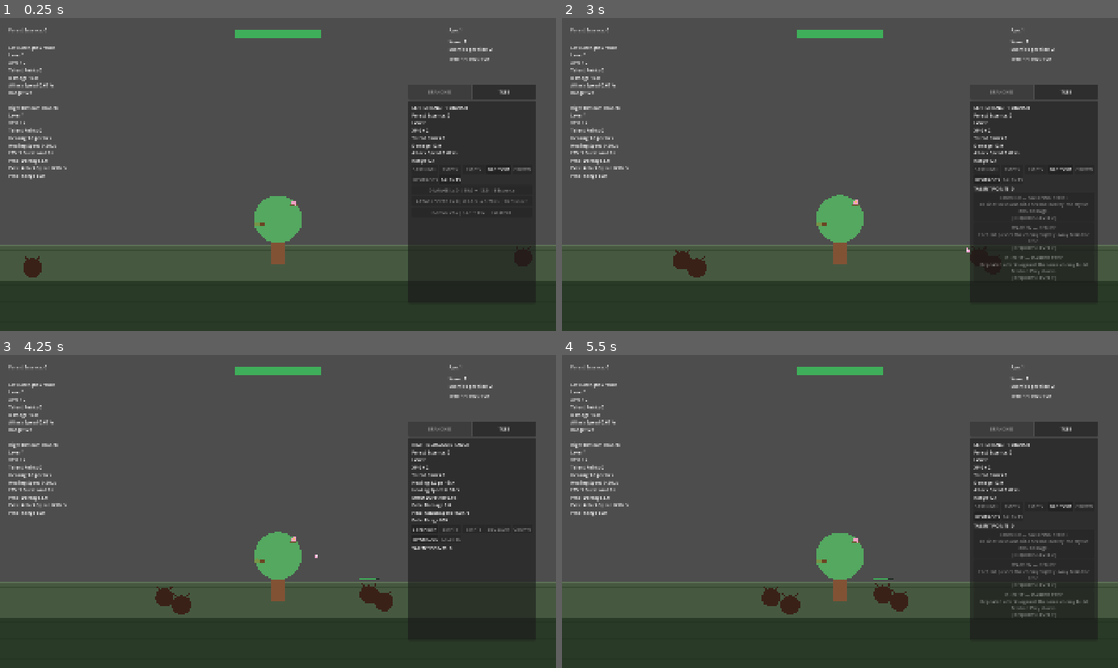
Above: before the commit, frames 1-4 (two rows, left to right).
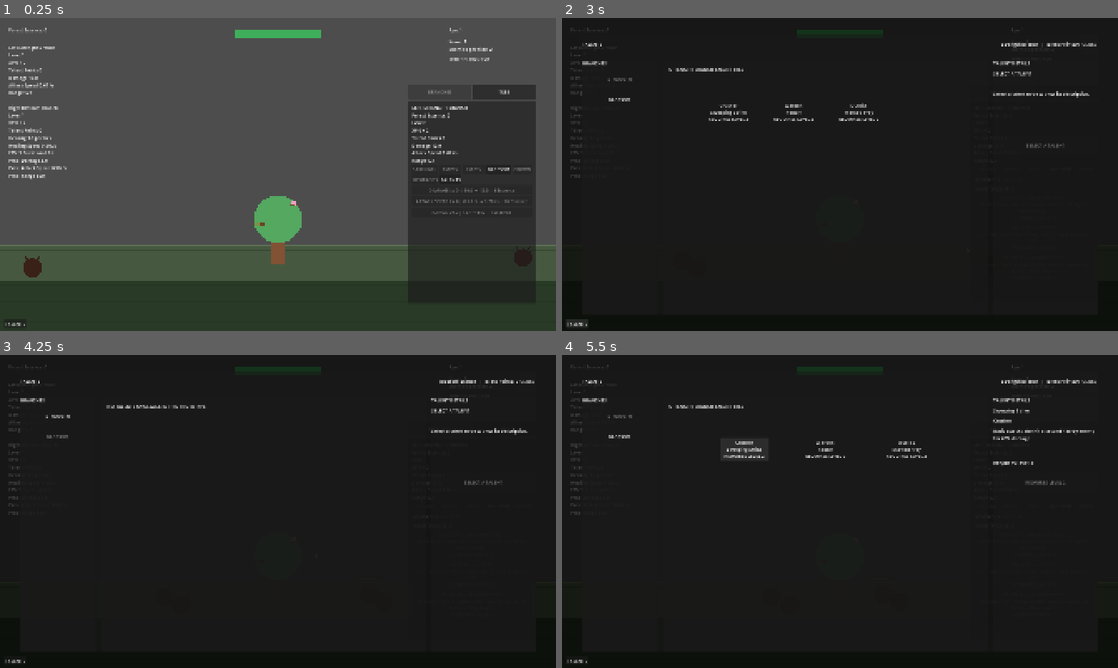
Above: after the commit, the same moments.

Repository: Triggggie/tree-guardian
Game: Godot game, scene res://scenes/main_world.tscn
The game is run twice, just before and just after one commit, with the same random seed, the same clock (stepped at 60 frames per second) and the same inputs.
Inputs (mouse positions are in pixels of both pictures, inside the frame that each line leads up to):
- Up to frame 1 (0.25 s): no input
- Up to frame 2 (3 s): click "BLOSSOM" at 0.5 s; click "STRENGTH" at 1.25 s; click "TALENTS" at 2 s; click (578, 324) at 2.75 s, where only the run after the commit has a clickable "TALENTS"
- Up to frame 3 (4.25 s): click "BLOSSOM" at 3.5 s
- Up to frame 4 (5.5 s): click "STRENGTH" at 4.25 s; click (745, 448) at 5 s, where only the run after the commit has a clickable "Crusher Sweeping Strike REQUI…"

The runs differ from the first frame. In frame 1, less than 0.1% of the frame differs, in the area x 0-5%, y 97-99%; in frame 2, 87%; in frame 3, 88%, in the area x 0-100%, y 0-100%; in frame 4, 87%.

Commit message:
Add functional talent screen and talent purchasing

Diff:
--- a/scenes/main_world.tscn
+++ b/scenes/main_world.tscn
@@ -14,6 +14,7 @@
 [ext_resource type="Script" uid="uid://bork7wfdehi0k" path="res://scripts/wave_message_label.gd" id="10_bokwj"]
 [ext_resource type="Script" uid="uid://b54clhb610ogx" path="res://scripts/branch_upgrade_panel.gd" id="11_avgj4"]
 [ext_resource type="Script" uid="uid://28ykddq1rea" path="res://scripts/tree_upgrade_panel.gd" id="12_sr1c3"]
+[ext_resource type="PackedScene" uid="uid://c7t6jb4idtkrd" path="res://scenes/ui/TalentScreen.tscn" id="14_liqfm"]
 
 [sub_resource type="StyleBoxFlat" id="StyleBoxFlat_kdq54"]
 bg_color = Color(0.12156863, 0.16470589, 0.13333334, 1)
@@ -277,6 +278,15 @@
 size_flags_horizontal = 3
 text = "TREE"
 
+[node name="TalentScreen" parent="UI" unique_id=1619679837 instance=ExtResource("14_liqfm")]
+
+[node name="TalentsButton" type="Button" parent="UI" unique_id=1766834317]
+offset_left = 14.0
+offset_top = 1040.0
+offset_right = 90.0
+offset_bottom = 1071.0
+text = "TALENTS"
+
 [node name="Camera2D" type="Camera2D" parent="." unique_id=827092689]
 enabled = false
 
--- /dev/null
+++ b/scenes/ui/TalentNodeButton.tscn
@@ -0,0 +1,10 @@
+[gd_scene format=3 uid="uid://cqkhscahngsyf"]
+
+[ext_resource type="Script" uid="uid://ixng1rguv2rt" path="res://scripts/ui/talent_node_button.gd" id="1_ajhta"]
+
+[node name="TalentNodeButton" type="Button" unique_id=1911111379]
+offset_right = 170.0
+offset_bottom = 80.0
+text = "TALENT"
+autowrap_mode = 3
+script = ExtResource("1_ajhta")
--- /dev/null
+++ b/scenes/ui/TalentScreen.tscn
@@ -0,0 +1,148 @@
+[gd_scene format=3 uid="uid://c7t6jb4idtkrd"]
+
+[ext_resource type="Script" uid="uid://dcwncn8cpihsb" path="res://scripts/ui/talent_screen.gd" id="1_onlaj"]
+
+[node name="TalentScreen" type="Control" unique_id=1619679837]
+visible = false
+layout_mode = 3
+anchors_preset = 15
+anchor_right = 1.0
+anchor_bottom = 1.0
+grow_horizontal = 2
+grow_vertical = 2
+script = ExtResource("1_onlaj")
+
+[node name="DimBackground" type="ColorRect" parent="." unique_id=1226725237]
+layout_mode = 1
+anchors_preset = 15
+anchor_right = 1.0
+anchor_bottom = 1.0
+grow_horizontal = 2
+grow_vertical = 2
+color = Color(0, 0, 0, 0.7019608)
+
+[node name="MarginContainer" type="MarginContainer" parent="." unique_id=1262800846]
+layout_mode = 1
+anchors_preset = 15
+anchor_right = 1.0
+anchor_bottom = 1.0
+grow_horizontal = 2
+grow_vertical = 2
+theme_override_constants/margin_left = 70
+theme_override_constants/margin_top = 55
+theme_override_constants/margin_right = 70
+theme_override_constants/margin_bottom = 55
+
+[node name="MainPanel" type="PanelContainer" parent="MarginContainer" unique_id=1781232815]
+layout_mode = 2
+
+[node name="MainVBox" type="VBoxContainer" parent="MarginContainer/MainPanel" unique_id=1927139459]
+layout_mode = 2
+theme_override_constants/separation = 20
+
+[node name="TopBar" type="HBoxContainer" parent="MarginContainer/MainPanel/MainVBox" unique_id=1256612576]
+custom_minimum_size = Vector2(0, 70)
+layout_mode = 2
+
+[node name="TitleLabel" type="Label" parent="MarginContainer/MainPanel/MainVBox/TopBar" unique_id=1787045310]
+layout_mode = 2
+text = "TALENTS"
+
+[node name="TopSpacer" type="Control" parent="MarginContainer/MainPanel/MainVBox/TopBar" unique_id=2009944815]
+layout_mode = 2
+size_flags_horizontal = 3
+
+[node name="TalentPointsLabel" type="Label" parent="MarginContainer/MainPanel/MainVBox/TopBar" unique_id=1703783751]
+layout_mode = 2
+text = "Talent Points: 0"
+
+[node name="CloseButton" type="Button" parent="MarginContainer/MainPanel/MainVBox/TopBar" unique_id=1774238916]
+layout_mode = 2
+text = "CLOSE"
+
+[node name="ContentHBox" type="HBoxContainer" parent="MarginContainer/MainPanel/MainVBox" unique_id=1659396566]
+layout_mode = 2
+size_flags_vertical = 3
+theme_override_constants/separation = 20
+
+[node name="BranchSelectorPanel" type="PanelContainer" parent="MarginContainer/MainPanel/MainVBox/ContentHBox" unique_id=348216820]
+custom_minimum_size = Vector2(260, 0)
+layout_mode = 2
+
+[node name="BranchSelectorVBox" type="VBoxContainer" parent="MarginContainer/MainPanel/MainVBox/ContentHBox/BranchSelectorPanel" unique_id=1954397431]
+layout_mode = 2
+theme_override_constants/separation = 12
+
+[node name="BranchesLabel" type="Label" parent="MarginContainer/MainPanel/MainVBox/ContentHBox/BranchSelectorPanel/BranchSelectorVBox" unique_id=527132059]
+layout_mode = 2
+text = "BRANCHES"
+
+[node name="StrengthBranchButton" type="Button" parent="MarginContainer/MainPanel/MainVBox/ContentHBox/BranchSelectorPanel/BranchSelectorVBox" unique_id=1099527227]
+custom_minimum_size = Vector2(0, 60)
+layout_mode = 2
+text = "STRENGTH"
+
+[node name="BlossomBranchButton" type="Button" parent="MarginContainer/MainPanel/MainVBox/ContentHBox/BranchSelectorPanel/BranchSelectorVBox" unique_id=391756538]
+custom_minimum_size = Vector2(0, 60)
+layout_mode = 2
+text = "BLOSSOM"
+
+[node name="TalentTreePanel" type="PanelContainer" parent="MarginContainer/MainPanel/MainVBox/ContentHBox" unique_id=1890119823]
+layout_mode = 2
+size_flags_horizontal = 3
+
+[node name="TalentTreeArea" type="Control" parent="MarginContainer/MainPanel/MainVBox/ContentHBox/TalentTreePanel" unique_id=1190735391]
+layout_mode = 2
+
+[node name="TalentTreeLabel" type="Label" parent="MarginContainer/MainPanel/MainVBox/ContentHBox/TalentTreePanel/TalentTreeArea" unique_id=455983290]
+layout_mode = 0
+offset_left = 20.0
+offset_top = 20.0
+offset_right = 121.0
+offset_bottom = 43.0
+text = "TALENT TREE"
+
+[node name="TalentNodes" type="Control" parent="MarginContainer/MainPanel/MainVBox/ContentHBox/TalentTreePanel/TalentTreeArea" unique_id=81686820]
+layout_mode = 1
+anchors_preset = 15
+anchor_right = 1.0
+anchor_bottom = 1.0
+grow_horizontal = 2
+grow_vertical = 2
+
+[node name="TalentDetailPanel" type="PanelContainer" parent="MarginContainer/MainPanel/MainVBox/ContentHBox" unique_id=102623018]
+custom_minimum_size = Vector2(360, 0)
+layout_mode = 2
+
+[node name="TalentDetailVBox" type="VBoxContainer" parent="MarginContainer/MainPanel/MainVBox/ContentHBox/TalentDetailPanel" unique_id=793537056]
+layout_mode = 2
+theme_override_constants/separation = 12
+
+[node name="TalentDetailsLabel" type="Label" parent="MarginContainer/MainPanel/MainVBox/ContentHBox/TalentDetailPanel/TalentDetailVBox" unique_id=546569050]
+layout_mode = 2
+text = "TALENT DETAILS"
+
+[node name="SelectedTalentNameLabel" type="Label" parent="MarginContainer/MainPanel/MainVBox/ContentHBox/TalentDetailPanel/TalentDetailVBox" unique_id=105638732]
+layout_mode = 2
+text = "SELECT A TALENT"
+
+[node name="SelectedTalentBranchLabel" type="Label" parent="MarginContainer/MainPanel/MainVBox/ContentHBox/TalentDetailPanel/TalentDetailVBox" unique_id=1207316322]
+layout_mode = 2
+
+[node name="TalentDescriptionLabel" type="Label" parent="MarginContainer/MainPanel/MainVBox/ContentHBox/TalentDetailPanel/TalentDetailVBox" unique_id=1028171536]
+custom_minimum_size = Vector2(0, 100)
+layout_mode = 2
+text = "Select a talent node to view its description."
+autowrap_mode = 3
+
+[node name="TalentRequirementsLabel" type="Label" parent="MarginContainer/MainPanel/MainVBox/ContentHBox/TalentDetailPanel/TalentDetailVBox" unique_id=860392315]
+layout_mode = 2
+
+[node name="DetailSpacer" type="Control" parent="MarginContainer/MainPanel/MainVBox/ContentHBox/TalentDetailPanel/TalentDetailVBox" unique_id=430230521]
+layout_mode = 2
+
+[node name="PurchaseTalentButton" type="Button" parent="MarginContainer/MainPanel/MainVBox/ContentHBox/TalentDetailPanel/TalentDetailVBox" unique_id=955988451]
+custom_minimum_size = Vector2(0, 60)
+layout_mode = 2
+disabled = true
+text = "SELECT A TALENT"
--- a/scripts/ui.gd
+++ b/scripts/ui.gd
@@ -9,12 +9,20 @@
 	$UpgradeTabs/TreeTabButton
 )
 
+@onready var talents_button: Button = (
+	$TalentsButton
+)
+
 @onready var branch_upgrade_panel: Panel = (
 	$BranchUpgradePanel
 )
 
 @onready var tree_upgrade_panel: Panel = (
 	$TreeUpgradePanel
+)
+
+@onready var talent_screen: Control = (
+	$TalentScreen
 )
 
 
@@ -25,6 +33,10 @@
 
 	tree_tab_button.pressed.connect(
 		show_tree_upgrades
+	)
+
+	talents_button.pressed.connect(
+		open_talent_screen
 	)
 
 	show_branch_upgrades()
@@ -44,3 +56,10 @@
 
 	branch_tab_button.disabled = false
 	tree_tab_button.disabled = true
+
+
+func open_talent_screen() -> void:
+	if talent_screen.has_method(
+		"open_screen"
+	):
+		talent_screen.open_screen()
--- /dev/null
+++ b/scripts/ui/talent_node_button.gd
@@ -0,0 +1,16 @@
+extends Button
+
+
+var talent_id: StringName = &""
+
+
+func setup(
+	new_talent_id: StringName,
+	display_name: String
+) -> void:
+	talent_id = new_talent_id
+	text = display_name
+
+
+func get_talent_id() -> StringName:
+	return talent_id
--- /dev/null
+++ b/scripts/ui/talent_screen.gd
@@ -0,0 +1,601 @@
+extends Control
+
+
+const TALENT_NODE_BUTTON_SCENE: PackedScene = preload(
+	"res://scenes/ui/TalentNodeButton.tscn"
+)
+
+const STRENGTH_BRANCH_ID: StringName = &"strength_branch"
+const BLOSSOM_BRANCH_ID: StringName = &"blossom_branch"
+
+
+@onready var talent_points_label: Label = (
+	$MarginContainer/MainPanel/MainVBox/TopBar
+	/TalentPointsLabel
+)
+
+@onready var close_button: Button = (
+	$MarginContainer/MainPanel/MainVBox/TopBar
+	/CloseButton
+)
+
+@onready var strength_branch_button: Button = (
+	$MarginContainer/MainPanel/MainVBox/ContentHBox
+	/BranchSelectorPanel/BranchSelectorVBox
+	/StrengthBranchButton
+)
+
+@onready var blossom_branch_button: Button = (
+	$MarginContainer/MainPanel/MainVBox/ContentHBox
+	/BranchSelectorPanel/BranchSelectorVBox
+	/BlossomBranchButton
+)
+
+@onready var talent_tree_label: Label = (
+	$MarginContainer/MainPanel/MainVBox/ContentHBox
+	/TalentTreePanel/TalentTreeArea
+	/TalentTreeLabel
+)
+
+@onready var talent_nodes: Control = (
+	$MarginContainer/MainPanel/MainVBox/ContentHBox
+	/TalentTreePanel/TalentTreeArea
+	/TalentNodes
+)
+
+@onready var selected_talent_name_label: Label = (
+	$MarginContainer/MainPanel/MainVBox/ContentHBox
+	/TalentDetailPanel/TalentDetailVBox
+	/SelectedTalentNameLabel
+)
+
+@onready var selected_talent_branch_label: Label = (
+	$MarginContainer/MainPanel/MainVBox/ContentHBox
+	/TalentDetailPanel/TalentDetailVBox
+	/SelectedTalentBranchLabel
+)
+
+@onready var talent_description_label: Label = (
+	$MarginContainer/MainPanel/MainVBox/ContentHBox
+	/TalentDetailPanel/TalentDetailVBox
+	/TalentDescriptionLabel
+)
+
+@onready var talent_requirements_label: Label = (
+	$MarginContainer/MainPanel/MainVBox/ContentHBox
+	/TalentDetailPanel/TalentDetailVBox
+	/TalentRequirementsLabel
+)
+
+@onready var purchase_talent_button: Button = (
+	$MarginContainer/MainPanel/MainVBox/ContentHBox
+	/TalentDetailPanel/TalentDetailVBox
+	/PurchaseTalentButton
+)
+
+
+var strength_branch
+var blossom_branch
+var selected_branch
+
+var selected_talent_id: StringName = &""
+
+
+func _ready() -> void:
+	close_button.pressed.connect(
+		close_screen
+	)
+
+	strength_branch_button.pressed.connect(
+		select_strength_branch
+	)
+
+	blossom_branch_button.pressed.connect(
+		select_blossom_branch
+	)
+
+	purchase_talent_button.pressed.connect(
+		purchase_selected_talent
+	)
+
+	find_available_branches()
+	connect_branch_signals()
+
+	if is_instance_valid(strength_branch):
+		select_branch(strength_branch)
+	elif is_instance_valid(blossom_branch):
+		select_branch(blossom_branch)
+	else:
+		update_empty_state()
+
+	hide()
+
+
+func find_available_branches() -> void:
+	strength_branch = null
+	blossom_branch = null
+
+	for branch_node in get_tree().get_nodes_in_group(
+		"combat_branch"
+	):
+		if not branch_node.has_method(
+			"get_branch_display_name"
+		):
+			continue
+
+		if not branch_node.has_method(
+			"get_talent_ids"
+		):
+			continue
+
+		var branch = branch_node
+
+		match branch.branch_id:
+			STRENGTH_BRANCH_ID:
+				if not is_instance_valid(
+					strength_branch
+				):
+					strength_branch = branch
+
+			BLOSSOM_BRANCH_ID:
+				if not is_instance_valid(
+					blossom_branch
+				):
+					blossom_branch = branch
+
+	update_branch_button_availability()
+
+
+func connect_branch_signals() -> void:
+	connect_single_branch_signals(
+		strength_branch
+	)
+
+	connect_single_branch_signals(
+		blossom_branch
+	)
+
+
+func connect_single_branch_signals(
+	branch
+) -> void:
+	if not is_instance_valid(branch):
+		return
+
+	if not branch.talent_points_changed.is_connected(
+		_on_branch_talent_points_changed
+	):
+		branch.talent_points_changed.connect(
+			_on_branch_talent_points_changed
+		)
+
+	if not branch.talent_changed.is_connected(
+		_on_branch_talent_changed
+	):
+		branch.talent_changed.connect(
+			_on_branch_talent_changed
+		)
+
+
+func update_branch_button_availability() -> void:
+	if is_instance_valid(strength_branch):
+		strength_branch_button.text = "STRENGTH"
+		strength_branch_button.disabled = false
+	else:
+		strength_branch_button.text = (
+			"STRENGTH — NOT EQUIPPED"
+		)
+		strength_branch_button.disabled = true
+
+	if is_instance_valid(blossom_branch):
+		blossom_branch_button.text = "BLOSSOM"
+		blossom_branch_button.disabled = false
+	else:
+		blossom_branch_button.text = (
+			"BLOSSOM — NOT EQUIPPED"
+		)
+		blossom_branch_button.disabled = true
+
+
+func select_strength_branch() -> void:
+	if not is_instance_valid(strength_branch):
+		return
+
+	select_branch(strength_branch)
+
+
+func select_blossom_branch() -> void:
+	if not is_instance_valid(blossom_branch):
+		return
+
+	select_branch(blossom_branch)
+
+
+func select_branch(
+	branch
+) -> void:
+	if not is_instance_valid(branch):
+		return
+
+	selected_branch = branch
+
+	update_selected_branch_buttons()
+	update_talent_points_label()
+	reset_talent_details()
+	rebuild_talent_tree()
+
+
+func update_selected_branch_buttons() -> void:
+	strength_branch_button.disabled = (
+		not is_instance_valid(strength_branch)
+		or selected_branch == strength_branch
+	)
+
+	blossom_branch_button.disabled = (
+		not is_instance_valid(blossom_branch)
+		or selected_branch == blossom_branch
+	)
+
+
+func update_talent_points_label() -> void:
+	if not is_instance_valid(selected_branch):
+		talent_points_label.text = (
+			"Talent Points: 0"
+		)
+		return
+
+	talent_points_label.text = (
+		"%s  |  Talent Points: %d"
+		% [
+			selected_branch.get_branch_display_name(),
+			selected_branch.get_available_talent_points()
+		]
+	)
+
+
+func rebuild_talent_tree() -> void:
+	clear_talent_nodes()
+
+	if not is_instance_valid(selected_branch):
+		talent_tree_label.text = (
+			"NO BRANCH SELECTED"
+		)
+		return
+
+	var talent_ids: Array[StringName] = (
+		selected_branch.get_talent_ids()
+	)
+
+	if talent_ids.is_empty():
+		talent_tree_label.text = (
+			"NO TALENTS AVAILABLE IN THIS PROTOTYPE"
+		)
+		return
+
+	talent_tree_label.text = (
+		"%s TALENT TREE"
+		% selected_branch
+			.get_branch_display_name()
+			.to_upper()
+	)
+
+	for talent_index in range(
+		talent_ids.size()
+	):
+		var talent_id: StringName = (
+			talent_ids[talent_index]
+		)
+
+		create_talent_node(
+			talent_id,
+			talent_index,
+			talent_ids.size()
+		)
+
+
+func clear_talent_nodes() -> void:
+	for child in talent_nodes.get_children():
+		child.queue_free()
+
+
+func create_talent_node(
+	talent_id: StringName,
+	talent_index: int,
+	talent_count: int
+) -> void:
+	var talent_button: Button = (
+		TALENT_NODE_BUTTON_SCENE.instantiate()
+		as Button
+	)
+
+	if not is_instance_valid(talent_button):
+		push_warning(
+			"TalentNodeButton scene root must be a Button."
+		)
+		return
+
+	talent_nodes.add_child(
+		talent_button
+	)
+
+	talent_button.pressed.connect(
+		select_talent.bind(talent_id)
+	)
+
+	if talent_button.has_method("setup"):
+		talent_button.call(
+			"setup",
+			talent_id,
+			selected_branch.get_talent_display_name(
+				talent_id
+			)
+		)
+	else:
+		talent_button.text = (
+			selected_branch.get_talent_display_name(
+				talent_id
+			)
+		)
+
+	var available_width: float = (
+		talent_nodes.size.x
+	)
+
+	if available_width <= 0.0:
+		available_width = 900.0
+
+	var horizontal_spacing: float = (
+		available_width
+		/ float(talent_count + 1)
+	)
+
+	var button_size: Vector2 = Vector2(
+		170.0,
+		80.0
+	)
+
+	var button_center_x: float = (
+		horizontal_spacing
+		* float(talent_index + 1)
+	)
+
+	talent_button.position = Vector2(
+		button_center_x
+		- button_size.x * 0.5,
+		140.0
+	)
+
+	talent_button.size = button_size
+
+	update_talent_node_state(
+		talent_button,
+		talent_id
+	)
+
+
+func update_talent_node_state(
+	talent_button: Button,
+	talent_id: StringName
+) -> void:
+	if not is_instance_valid(selected_branch):
+		talent_button.disabled = true
+		return
+
+	var talent_name: String = (
+		selected_branch.get_talent_display_name(
+			talent_id
+		)
+	)
+
+	var talent_path_name: String = (
+		selected_branch.get_talent_branch_name(
+			talent_id
+		)
+	)
+
+	var status_text: String = (
+		selected_branch.get_talent_status_text(
+			talent_id
+		)
+	)
+
+	talent_button.text = (
+		"%s\n%s\n%s"
+		% [
+			talent_path_name,
+			talent_name,
+			status_text
+		]
+	)
+
+	talent_button.disabled = (
+		selected_branch.has_talent(
+			talent_id
+		)
+	)
+
+
+func select_talent(
+	talent_id: StringName
+) -> void:
+	if not is_instance_valid(selected_branch):
+		return
+
+	selected_talent_id = talent_id
+
+	selected_talent_name_label.text = (
+		selected_branch.get_talent_display_name(
+			talent_id
+		)
+	)
+
+	selected_talent_branch_label.text = (
+		selected_branch.get_talent_branch_name(
+			talent_id
+		)
+	)
+
+	var description: String = (
+		selected_branch.get_talent_description(
+			talent_id
+		)
+	)
+
+	if description.is_empty():
+		description = (
+			"No description is available for this talent."
+		)
+
+	talent_description_label.text = description
+
+	talent_requirements_label.text = (
+		selected_branch.get_talent_status_text(
+			talent_id
+		)
+	)
+
+	update_purchase_button()
+
+
+func update_purchase_button() -> void:
+	if not is_instance_valid(selected_branch):
+		purchase_talent_button.text = (
+			"SELECT A TALENT"
+		)
+		purchase_talent_button.disabled = true
+		return
+
+	if selected_talent_id == &"":
+		purchase_talent_button.text = (
+			"SELECT A TALENT"
+		)
+		purchase_talent_button.disabled = true
+		return
+
+	if selected_branch.has_talent(
+		selected_talent_id
+	):
+		purchase_talent_button.text = "PURCHASED"
+		purchase_talent_button.disabled = true
+		return
+
+	if selected_branch.can_purchase_talent(
+		selected_talent_id
+	):
+		var talent_cost: int = (
+			selected_branch.get_talent_cost(
+				selected_talent_id
+			)
+		)
+
+		purchase_talent_button.text = (
+			"PURCHASE TALENT — %d TP"
+			% talent_cost
+		)
+
+		purchase_talent_button.disabled = false
+		return
+
+	purchase_talent_button.text = (
+		selected_branch.get_talent_status_text(
+			selected_talent_id
+		)
+	)
+
+	purchase_talent_button.disabled = true
+
+
+func purchase_selected_talent() -> void:
+	if not is_instance_valid(selected_branch):
+		return
+
+	if selected_talent_id == &"":
+		return
+
+	selected_branch.purchase_talent(
+		selected_talent_id
+	)
+
+
+func reset_talent_details() -> void:
+	selected_talent_id = &""
+
+	selected_talent_name_label.text = (
+		"SELECT A TALENT"
+	)
+
+	selected_talent_branch_label.text = ""
+
+	talent_description_label.text = (
+		"Select a talent node to view its description."
+	)
+
+	talent_requirements_label.text = ""
+
+	purchase_talent_button.text = (
+		"SELECT A TALENT"
+	)
+
+	purchase_talent_button.disabled = true
+
+
+func update_empty_state() -> void:
+	selected_branch = null
+
+	talent_points_label.text = (
+		"No equipped branches"
+	)
+
+	strength_branch_button.disabled = true
+	blossom_branch_button.disabled = true
+
+	clear_talent_nodes()
+	reset_talent_details()
+
+	talent_tree_label.text = (
+		"NO BRANCH SELECTED"
+	)
+
+
+func _on_branch_talent_points_changed(
+	_available_points: int,
+	_total_points_earned: int
+) -> void:
+	update_talent_points_label()
+	rebuild_talent_tree()
+	update_purchase_button()
+
+
+func _on_branch_talent_changed(
+	talent_id: StringName,
+	_is_purchased: bool
+) -> void:
+	update_talent_points_label()
+	rebuild_talent_tree()
+
+	if selected_talent_id == talent_id:
+		select_talent(talent_id)
+
+
+func open_screen() -> void:
+	find_available_branches()
+	connect_branch_signals()
+
+	if not is_instance_valid(selected_branch):
+		if is_instance_valid(strength_branch):
+			select_branch(strength_branch)
+		elif is_instance_valid(blossom_branch):
+			select_branch(blossom_branch)
+		else:
+			update_empty_state()
+	else:
+		update_selected_branch_buttons()
+		update_talent_points_label()
+		reset_talent_details()
+		rebuild_talent_tree()
+
+	show()
+
+
+func close_screen() -> void:
+	hide()
Not shown, added: scripts/ui/talent_node_button.gd.uid
Not shown, added: scripts/ui/talent_screen.gd.uid
